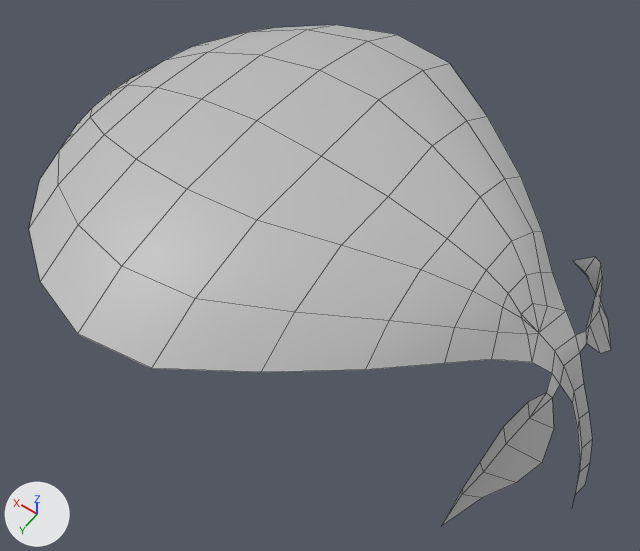
The FBX model Grow/Assets/Models/SM_Tree_Leave.fbx, before and after one commit.
One viewpoint serves both versions: a 50 mm lens placed at (-0.006, 0.269, 0.497), pointed at (0.181, 0.007, 0.085). Arrows for +X, +Y and +Z are at lower left; the lights stay in place. Mesh edges are drawn as thin lines. Where no turn or scale is listed for an object, it has been applied to the vertices.

Script lines for the objects in view, before the commit:
```python
me_mesh = bpy.data.meshes.new('Mesh')
me_mesh.from_pydata(...)  # 130 vertices, 110 faces; spans x -0.002..0.35, y -0.144..0.141, z 0.0..0.175
me_mesh.materials.append(mat_lambert1)  # grey #bcbcbc
ob_sm_tree_leave = bpy.data.objects.new('SM_Tree_Leave', me_mesh)
ob_sm_tree_leave.location = (0.0, 0.0, 0.0)
```
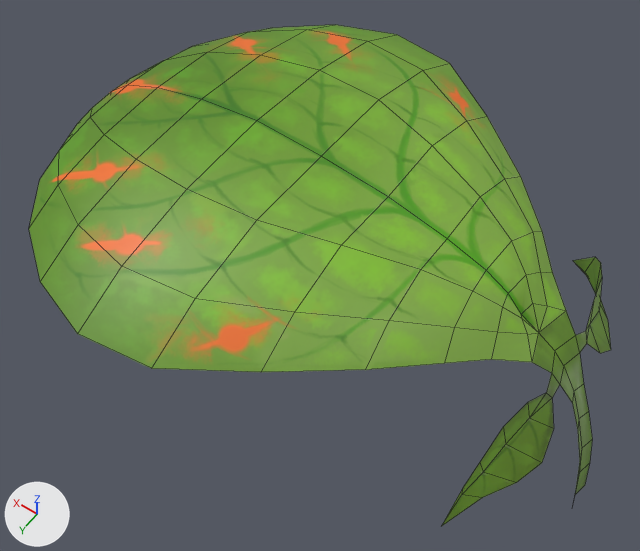
Where the newer file only moved an object's origin or applied its transform, the numbers keep the older frame.

Location of each change, [x1, y1, x2, y2] in pixels of the pictures (640 x 551 px):
'SM_Tree_Leave', recoloured (grey to green): [29, 25, 611, 526] in both

What changed in the scene script:
```text
Add img_t_tree_leaf_bc_png:
    img_t_tree_leaf_bc_png = load_image('T_Tree_Leaf_BC.png', '../Textures/T_Tree_Leaf_BC.png', 936, 937, 'sRGB')
Add mat_m_tree_leaf:
    mat_m_tree_leaf = principled_material('m_Tree_Leaf')
    mat_m_tree_leaf.texture = img_t_tree_leaf_bc_png
Change me_mesh:
    where me_mesh.from_pydata(...)  # 130 vertices, 110 faces; spans x -0.002..0.35, y -0.144..0.141, z 0.0..0.175
    remove me_mesh.materials.append(mat_lambert1)  # grey #bcbcbc
    add me_mesh.materials.append(mat_m_tree_leaf)  # picture img_t_tree_leaf_bc_png
```
